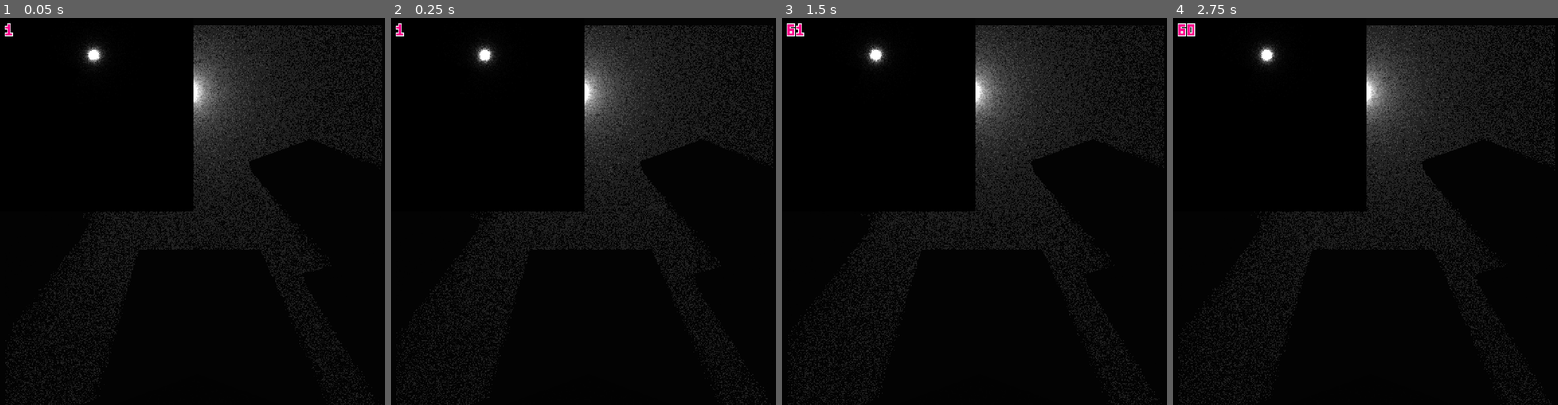
Above: before the commit, frames 1-4 (left to right).
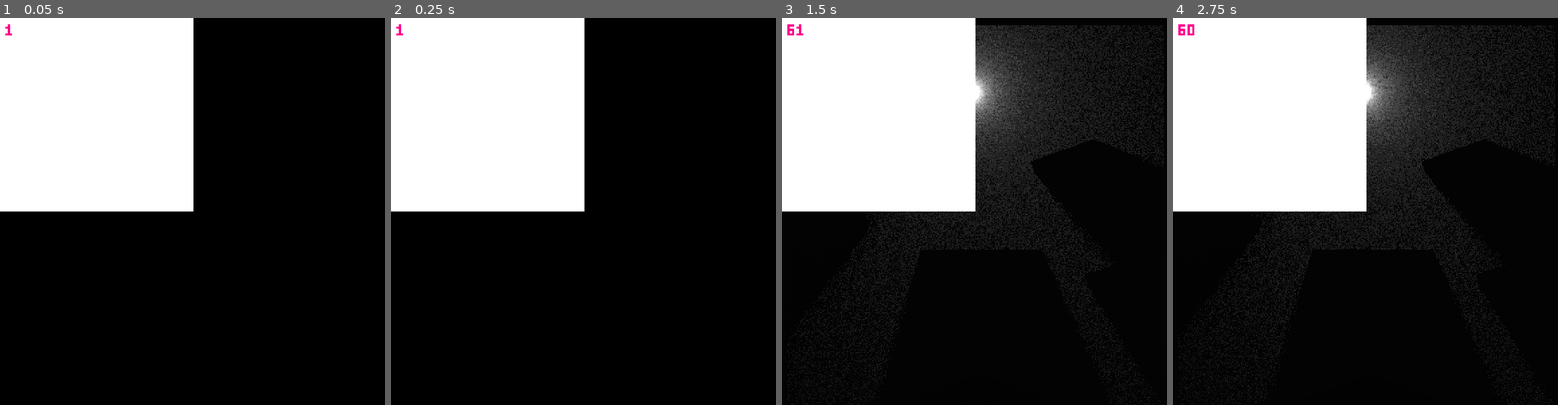
Above: after the commit, the same moments.

Repository: samuelbigos/godot_2d_global_illumination
Game: Godot game, scene res://Demo.tscn
The game is run twice, just before and just after one commit, with the same random seed, the same clock (stepped at 60 frames per second) and the same inputs.
Inputs (mouse positions are in pixels of both pictures, inside the frame that each line leads up to):
- Up to frame 1 (0.05 s): no input
- Up to frame 2 (0.25 s): no input
- Up to frame 3 (1.5 s): move the mouse to (1059, 192) at 0.52 s; move the mouse to (897, 230) at 1.27 s
- Up to frame 4 (2.75 s): move the mouse to (1404, 126) at 2.02 s

The runs differ from the first frame. In frame 1, 44% of the frame differs, in the area x 0-100%, y 0-100%; in frame 2, 44%; in frame 3, 40%; in frame 4, 40%.

Commit message:
Dirty debug stuff

Diff:
--- a/Demo.gd
+++ b/Demo.gd
@@ -14,8 +14,9 @@
 var _main_scene = null
 var _light = null
 var _rng
+var _frame = 0
 
-var _update_time = 0.0
+var _update_time = 1.0
 var _gi_update_timer = 0.0
 var _last_update_timer = _update_time * 0.5
 
@@ -105,6 +106,8 @@
 	if _gi_update_timer < 0.0:
 		$BackBuffer.render_target_update_mode = Viewport.UPDATE_ONCE
 		_gi_update_timer = _update_time
+		$BackBuffer.set_shader_param("frame", _frame)
+		_frame += 1
 
 	_last_update_timer -= delta
 	if _last_update_timer < 0.0:
@@ -154,7 +157,7 @@
 	$BackBuffer.set_shader_param("resolution", get_viewport().size)
 	$BackBuffer.set_shader_param("distance_data", $DistanceField.get_texture())
 	$BackBuffer.set_shader_param("scene_data", $SceneBuffer.get_texture())
-	#$BackBuffer.set_shader_param("last_frame_data", $LastFrameBuffer.get_texture())
+	$BackBuffer.set_shader_param("last_frame_data", $LastFrameBuffer.get_texture())
 	$BackBuffer.set_shader_param("dist_mod", 10.0)
 	#$BackBuffer.render_target_update_mode = Viewport.UPDATE_ONCE
 
--- a/Demo.tscn
+++ b/Demo.tscn
@@ -8,6 +8,7 @@
 [ext_resource path="res://Ball.tscn" type="PackedScene" id=6]
 [ext_resource path="res://VoronoiBuffer.tscn" type="PackedScene" id=7]
 [ext_resource path="res://assets/circle.png" type="Texture" id=8]
+[ext_resource path="res://shaders/LastFrameRender.shader" type="Shader" id=9]
 [ext_resource path="res://shaders/DrawTexture.shader" type="Shader" id=10]
 [ext_resource path="res://shaders/VoronoiSeed.shader" type="Shader" id=11]
 [ext_resource path="res://shaders/DistanceField.shader" type="Shader" id=12]
@@ -20,54 +21,53 @@
 shader_param/resolution = null
 shader_param/rays_per_pixel = 32.0
 shader_param/dist_mod = 2.0
+shader_param/frame = null
 shader_param/noise_data = ExtResource( 5 )
 
-[sub_resource type="ShaderMaterial" id=3]
+[sub_resource type="ShaderMaterial" id=2]
 resource_local_to_scene = true
 render_priority = 1
-shader = ExtResource( 10 )
-shader_param/sRGB = false
-shader_param/min_alpha = 0.0
-
-[sub_resource type="ViewportTexture" id=4]
-
-[sub_resource type="ShaderMaterial" id=5]
+shader = ExtResource( 9 )
+
+[sub_resource type="ViewportTexture" id=3]
+
+[sub_resource type="ShaderMaterial" id=4]
 resource_local_to_scene = true
 render_priority = 1
 shader = ExtResource( 10 )
 shader_param/sRGB = false
 shader_param/min_alpha = 1.0
-shader_param/texture_to_draw = SubResource( 4 )
-
-[sub_resource type="DynamicFontData" id=6]
+shader_param/texture_to_draw = SubResource( 3 )
+
+[sub_resource type="DynamicFontData" id=5]
 antialiased = false
 font_path = "res://Toy.ttf"
 
-[sub_resource type="DynamicFont" id=7]
+[sub_resource type="DynamicFont" id=6]
 size = 48
 outline_size = 1
-font_data = SubResource( 6 )
-
-[sub_resource type="ViewportTexture" id=8]
+font_data = SubResource( 5 )
+
+[sub_resource type="ViewportTexture" id=7]
 viewport_path = NodePath("SceneBuffer")
 
+[sub_resource type="ShaderMaterial" id=8]
+resource_local_to_scene = true
+shader = ExtResource( 11 )
+shader_param/input_tex = SubResource( 7 )
+
 [sub_resource type="ShaderMaterial" id=9]
-resource_local_to_scene = true
-shader = ExtResource( 11 )
-shader_param/input_tex = SubResource( 8 )
-
-[sub_resource type="ShaderMaterial" id=10]
 resource_local_to_scene = true
 shader = ExtResource( 12 )
 shader_param/dist_mod = 2.0
 
-[sub_resource type="RectangleShape2D" id=11]
+[sub_resource type="RectangleShape2D" id=10]
 extents = Vector2( 0.5, 0.5 )
 
-[sub_resource type="CircleShape2D" id=12]
+[sub_resource type="CircleShape2D" id=11]
 radius = 3.79771
 
-[sub_resource type="RectangleShape2D" id=13]
+[sub_resource type="RectangleShape2D" id=12]
 extents = Vector2( 80, 4 )
 
 [node name="Demo" type="Node2D"]
@@ -79,12 +79,12 @@
 material = SubResource( 1 )
 
 [node name="LastFrameBuffer" parent="." instance=ExtResource( 1 )]
-material = SubResource( 3 )
+material = SubResource( 2 )
 
 [node name="CanvasLayer" type="CanvasLayer" parent="."]
 
 [node name="Screen" type="TextureRect" parent="CanvasLayer"]
-material = SubResource( 5 )
+material = SubResource( 4 )
 texture = ExtResource( 2 )
 expand = true
 __meta__ = {
--- a/RenderTarget.tscn
+++ b/RenderTarget.tscn
@@ -1,10 +1,9 @@
 [gd_scene load_steps=3 format=2]
 
 [ext_resource path="res://RenderTarget.gd" type="Script" id=1]
-[ext_resource path="res://clear.png" type="Texture" id=2]
+[ext_resource path="res://1px.png" type="Texture" id=2]
 
 [node name="RenderTarget" type="Viewport"]
-transparent_bg = true
 hdr = false
 render_target_v_flip = true
 render_target_update_mode = 3
--- a/project.godot
+++ b/project.godot
@@ -19,11 +19,6 @@
 "language": "GDScript",
 "path": "res://RenderTarget.gd"
 }, {
-"base": "Viewport",
-"class": "VoronoiBuffer",
-"language": "GDScript",
-"path": "res://VoronoiBuffer.gd"
-}, {
 "base": "Node",
 "class": "XXX",
 "language": "GDScript",
@@ -32,7 +27,6 @@
 _global_script_class_icons={
 "Demo": "",
 "RenderTarget": "",
-"VoronoiBuffer": "",
 "XXX": ""
 }
 
--- a/shaders/GI.shader
+++ b/shaders/GI.shader
@@ -9,6 +9,7 @@
 uniform sampler2D last_frame_data;
 uniform sampler2D noise_data;
 uniform float dist_mod;
+uniform int frame;
 
 float epsilon()
 {
@@ -76,7 +77,7 @@
 	e = max(max(texture(last_frame_data, uv + pix * vec2(-1,-1)).a,0.),e);
 	e = max(max(texture(last_frame_data, uv + pix * vec2(0,-1)).a,0.),e);
 	e = max(max(texture(last_frame_data, uv + pix * vec2(1,-1)).a,0.),e);
-	return 4.0;
+	return e;
 }
 
 void fragment()
@@ -116,21 +117,24 @@
 			{
 				last_emission = get_emission_from_buffer(st);
 			}
-			//if(d <= epsilon())
-			//	last_emission = 0.0;
+			if(frame == 0)
+				last_emission = 0.0;
+			if(d <= epsilon())
+				last_emission = 0.0;
 
 			float emission = mat_emissive + last_emission;
 			float r = 2.;
-			float att = 1.0;//pow(max(1.0 - (d*d)/(r*r),0.),2.);
+			float att = pow(max(1.0 - (d*d)/(r*r),0.),2.);
 			emis += emission * att;
-			col += (mat_emissive + last_emission) * mat_colour * att;
+
+			//col += (mat_emissive + last_emission) * mat_colour * att;
 		}
 	}
 
-	col *= (1.0 / rays_per_pixel);
-    emis *= (1.0 / rays_per_pixel);
+	emis *= (1.0 / rays_per_pixel);
+	//col *= (1.0 / rays_per_pixel);
 
-	COLOR = vec4(vec3(1.0), emis);
+	COLOR = vec4(vec3(emis), 1.0);
 
 	//COLOR = vec4(vec2(length(texture(in_data, uv).xy)), 0.0, 1.0);
 	/*
Not shown: 14 places in Demo.tscn that only renumber resources
